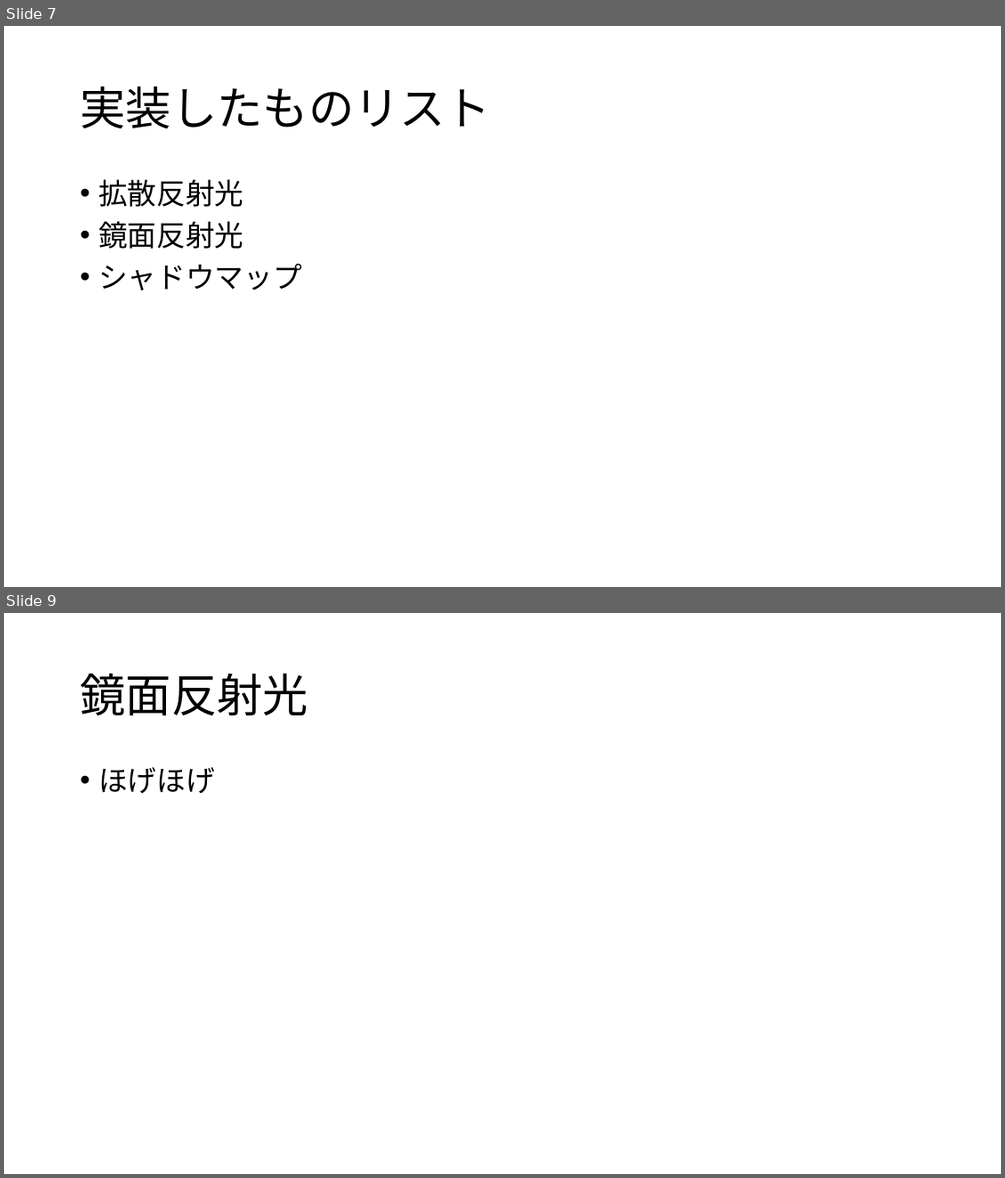
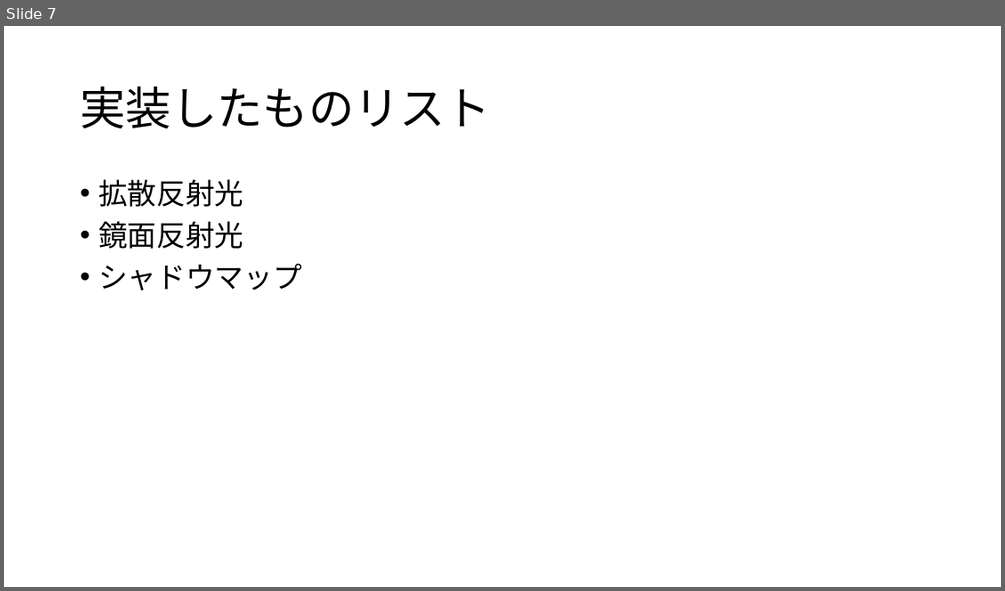
Before and after one commit to kyotento/KyotEngine, a slide deck: ポートフォリオ(仮).pptx. Shown one above the other, each under a label of ours: slides 7 and 9 before the commit, slide 7 after it; the slides between them are not shown. The pictures are 1005x1178 and 1005x591 pixels, drawn with LibreOffice and Linux fonts; fonts in the diff are those of the drawing. Boxes give left, top, right and bottom in pixels: in the first picture for what was removed or moved away, otherwise in the second. Text is boxed around its words. In the diff, an @@ line names an element or a change of style, - is before the commit and + after.

```diff
--- a/ポートフォリオ(仮).pptx
+++ b/ポートフォリオ(仮).pptx
@@ slide 9 removed at bbox=[4, 613, 1001, 1174], background #FFFFFF @@
@@ title removed at bbox=[80, 673, 308, 715] @@
-鏡面反射光
@@ text removed at bbox=[98, 767, 215, 794] @@
-• ほげほげ
```
Also in this commit, not shown: 3 slides changed, 1 slide added, 2 other slides removed, 6 other files.
